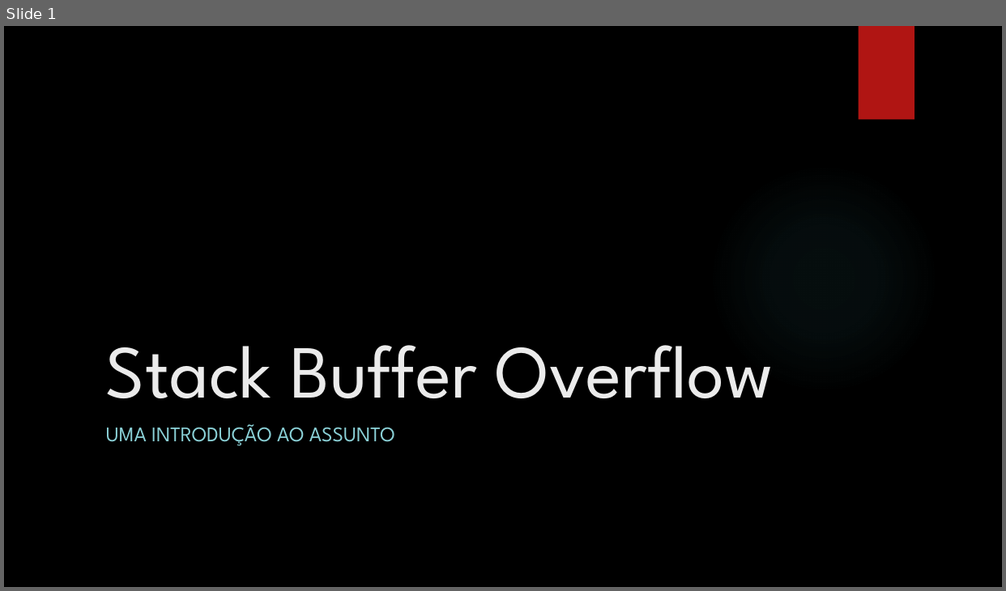
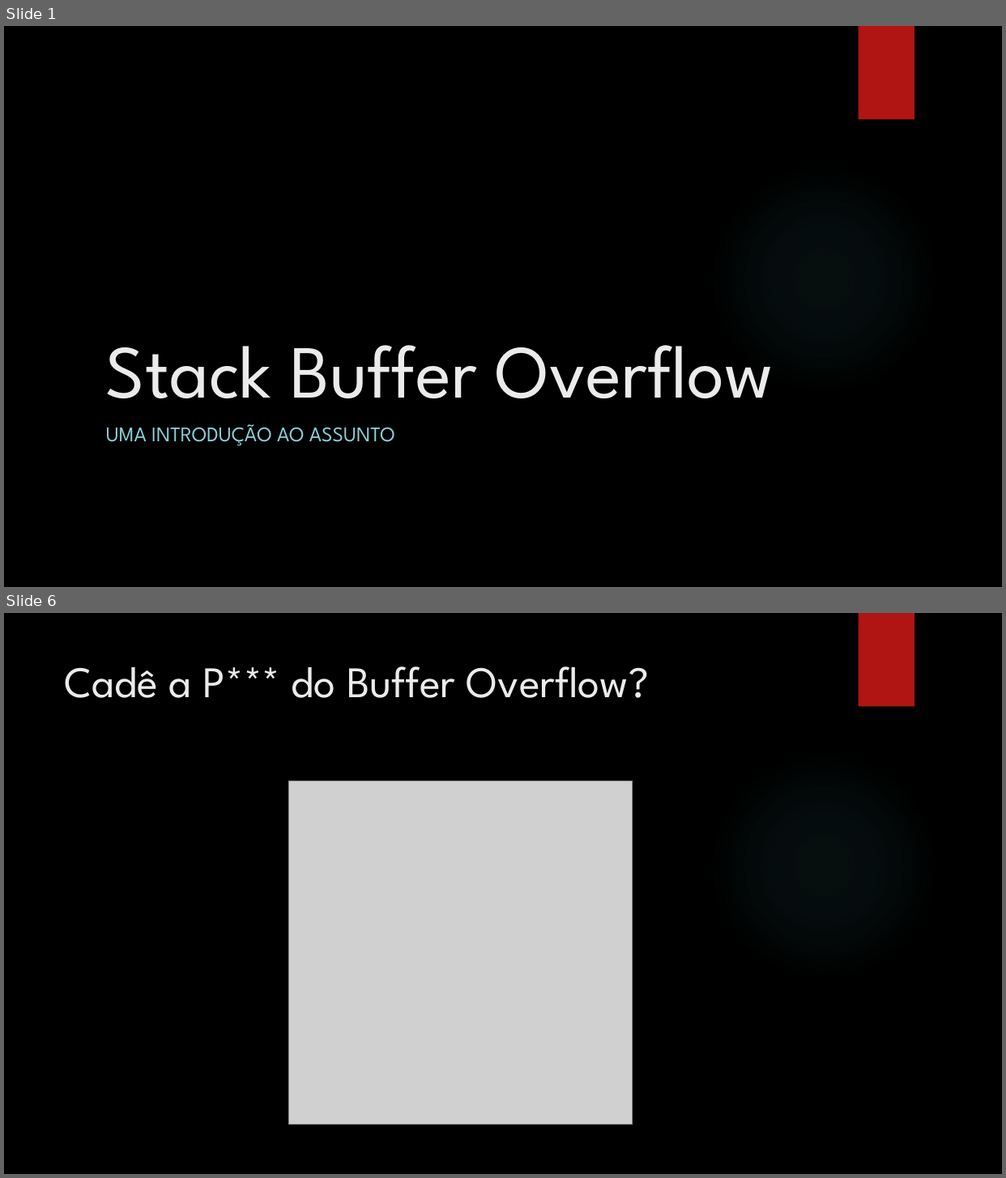
Before and after one commit to helviojunior/live_bufferoverflow, a slide deck: Buffer Overflow.pptx. Shown one above the other, each under a label of ours: slide 1 before the commit, slides 1 and 6 after it; the slides between them are not shown. The pictures are 1006x591 and 1006x1178 pixels, drawn with LibreOffice and Linux fonts; fonts in the diff are those of the drawing; grey boxes stand for pictures; background and template pictures are left out. Boxes give left, top, right and bottom in pixels: in the first picture for what was removed or moved away, otherwise in the second. Text is boxed around its words. In the diff, an @@ line names an element or a change of style, - is before the commit and + after.

```diff
--- a/Buffer Overflow.pptx
+++ b/Buffer Overflow.pptx
@@ slide 6 added at bbox=[4, 613, 1002, 1174], background picture (left out); not listed: 2 template elements that a slide beside it also shows @@
@@ title added at bbox=[65, 666, 649, 698], 42 pt, text #EBEBEB @@
+Cadê a P*** do Buffer Overflow?
@@ picture added at bbox=[288, 781, 632, 1124] @@
```
Also in this commit, not shown: 6 other slides added, 1 other file.
